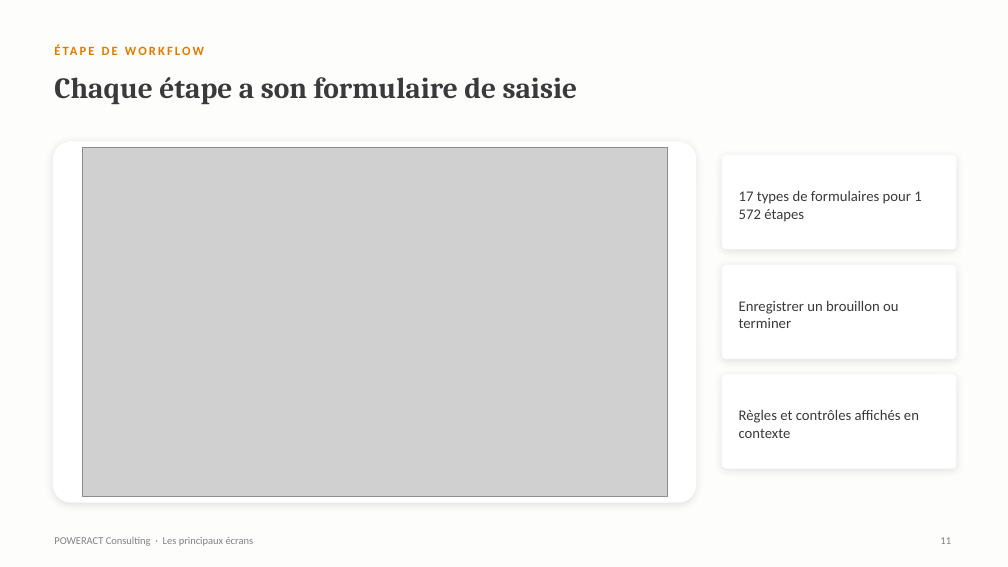
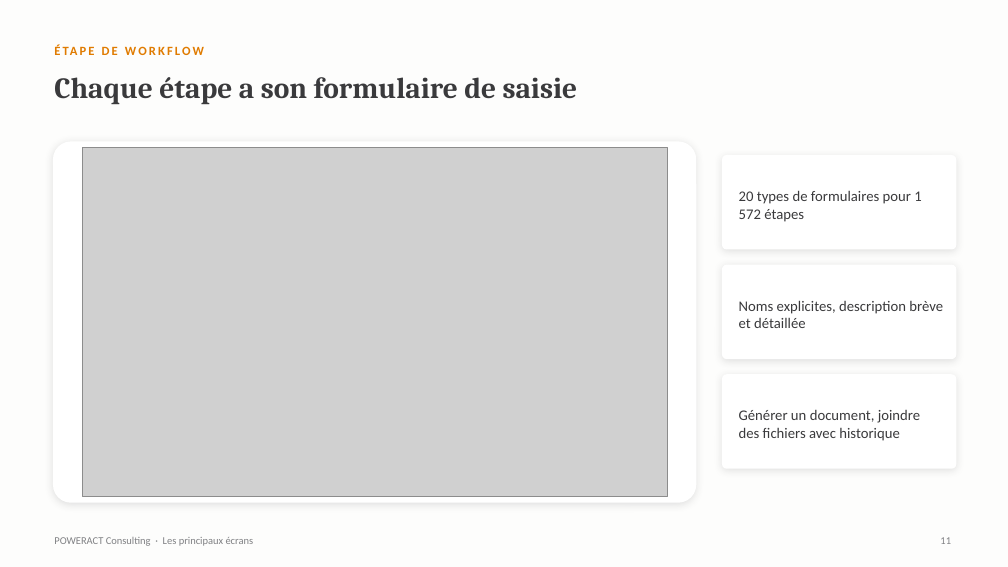
Before and after one commit to mbenhima/scm-process-register, a slide deck: slide 11 of DynamicMS/deliverables/DynamicMS_Presentation_FR.pptx. Drawn at 1008x567 pixels with LibreOffice and Linux fonts; fonts in the diff are those of the drawing; grey boxes stand for pictures. Boxes give left, top, right and bottom in pixels: in the first picture for what was removed or moved away, otherwise in the second. Text is boxed around its words. In the diff, an @@ line names an element or a change of style, - is before the commit and + after.

```diff
--- a/DynamicMS/deliverables/DynamicMS_Presentation_FR.pptx
+++ b/DynamicMS/deliverables/DynamicMS_Presentation_FR.pptx
@@ text at (739,190,921,222): text changed @@
-17 types de formulaires pour 1 572 étapes
+20 types de formulaires pour 1 572 étapes
@@ text at (739,300,943,328): text changed @@
-Enregistrer un brouillon ou terminer
+Noms explicites, description brève et détaillée
@@ text at (739,410,920,441): text changed @@
-Règles et contrôles affichés en contexte
+Générer un document, joindre des fichiers avec historique
```
Also in this commit, not shown: 47 other slides changed, 6 slides added, 19 other files.
